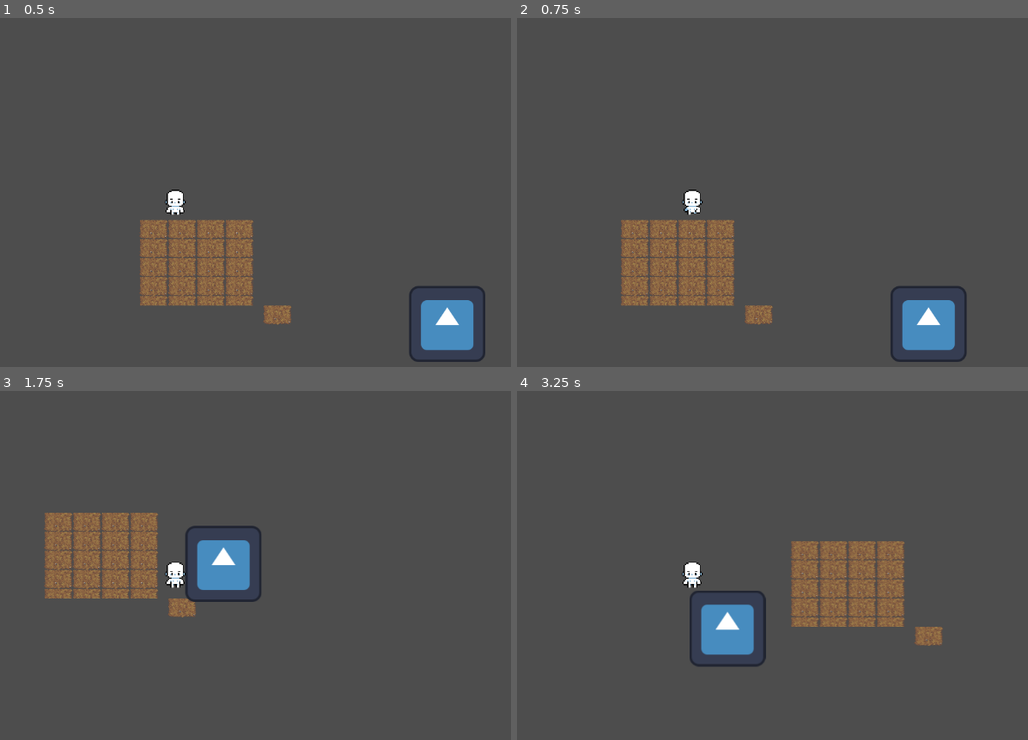
Above: before the commit, frames 1-4 (two rows, left to right).
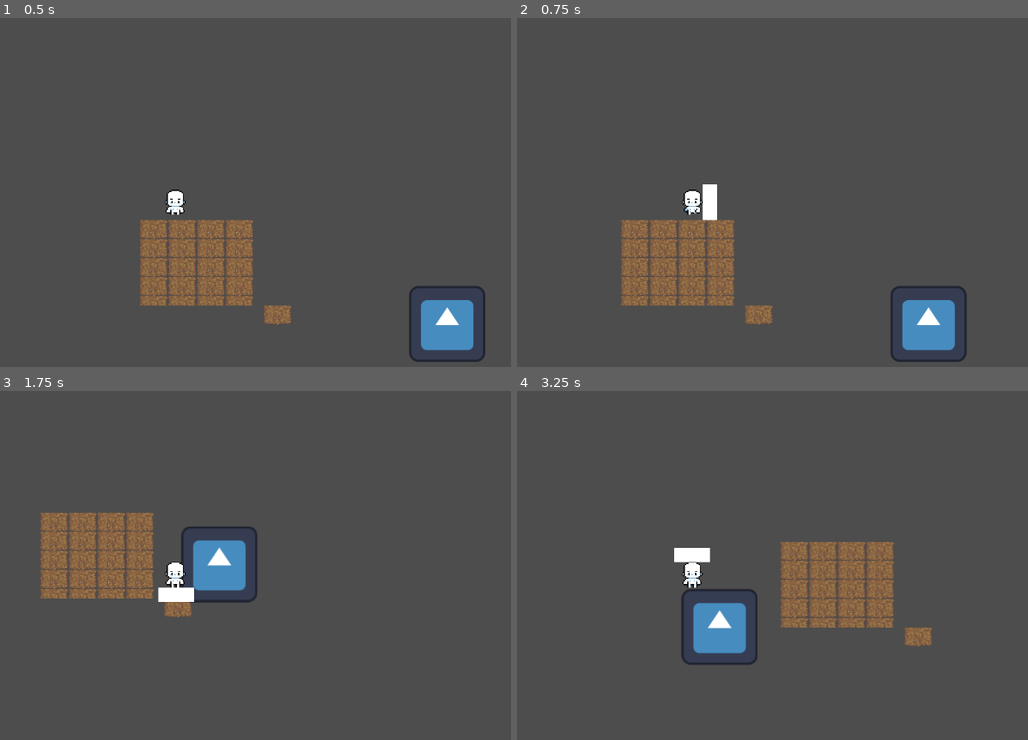
Above: after the commit, the same moments.

Repository: AlexGarciaPrada/Zelda-like-Game
Game: Godot game, scene res://PruebasAlex.tscn
The game is run twice, just before and just after one commit, with the same random seed, the same clock (stepped at 60 frames per second) and the same inputs. The engine's default icon, where the game draws it, is replaced by a stand-in: a white triangle on a blue panel in a dark square.
Inputs:
- Up to frame 1 (0.5 s): no input
- Up to frame 2 (0.75 s): tap Enter at 0.5 s; hold Right (ui_right) from 0.53 s (still down); hold Ctrl from 0.53 s (still down); tap M (Attack, bound only after the commit) at 0.6 s
- Up to frame 3 (1.75 s): release Right (ui_right) at 1.28 s; release Ctrl at 1.28 s; hold Down (ui_down) from 1.28 s (still down); tap Ctrl at 1.35 s; tap M (Attack, bound only after the commit) at 1.55 s
- Up to frame 4 (3.25 s): release Down (ui_down) at 2.03 s; hold Right (ui_right) 2.03-2.78 s; hold Ctrl 2.03-2.78 s; tap M (Attack, bound only after the commit) at 2.1, 3.05 s; hold Up (ui_up) from 2.78 s (still down); tap Ctrl at 2.85 s

Frame 1 is identical in both runs. In frame 2, 0.3% of the frame differs, in the area x 36-40%, y 47-58%; in frame 3, 2.9%; in frame 4, 4.2%, in the area x 30-84%, y 42-79%.

Commit message:
Prototipo de arma

Diff:
--- a/Enemies/enemy_proof.gd
+++ b/Enemies/enemy_proof.gd
@@ -3,10 +3,13 @@
 @onready var player = %Wizard
 var speed = 300
 var range = 400
+var life = 1
 
 
 
 func _physics_process(delta):
+	if life < 1:
+		queue_free()
 	if sqrt((position.x-player.position.x)*(position.x-player.position.x)+(position.y-player.position.y)*(position.y-player.position.y)) <= range:
 		velocity = position.direction_to(player.position) * speed
 		move_and_slide()
--- /dev/null
+++ b/Weapon.tscn
@@ -0,0 +1,19 @@
+[gd_scene load_steps=3 format=3 uid="uid://bjbcy3deg87lu"]
+
+[sub_resource type="RectangleShape2D" id="RectangleShape2D_lwcj2"]
+size = Vector2(20, 8)
+
+[sub_resource type="CanvasTexture" id="CanvasTexture_eal6f"]
+
+[node name="Weapon" type="Node2D"]
+
+[node name="Area2D" type="Area2D" parent="."]
+
+[node name="CollisionShape2D" type="CollisionShape2D" parent="Area2D"]
+position = Vector2(0, -4)
+shape = SubResource("RectangleShape2D_lwcj2")
+
+[node name="Sprite2D" type="Sprite2D" parent="."]
+position = Vector2(-4.76837e-07, -4)
+scale = Vector2(20, 8)
+texture = SubResource("CanvasTexture_eal6f")
--- a/Wizard.gd
+++ b/Wizard.gd
@@ -1,25 +1,56 @@
 extends CharacterBody2D
-
 
 const SPEED = 300.0
 @onready var animation = $AnimatedSprite2D
+@onready var shape = $CollisionShape2D
+@onready var weapon1 =$Weapon
+@onready var weapon2 =$Weapon2
+@onready var weapon3 =$Weapon3
+@onready var weapon4 =$Weapon4
+
+var lastMovement = Vector2(1, 1)
+
 func _physics_process(delta):
 	_movement()
+	_short_attack()
 
 func _movement():
 	var directionx = Input.get_axis("ui_left", "ui_right")
-	var directiony = Input.get_axis("ui_up","ui_down")
-	if directionx or directiony:
+	var directiony = Input.get_axis("ui_up", "ui_down")
+
+	if directionx != 0 or directiony != 0:
 		animation.play("walk")
 		velocity.x = directionx * SPEED
-		velocity.y = directiony *SPEED
+		velocity.y = directiony * SPEED
+		lastMovement = Vector2(directionx, directiony)
 	else:
 		velocity.x = move_toward(velocity.x, 0, SPEED)
 		velocity.y = move_toward(velocity.y,0,SPEED)
 		animation.play("idle")
-#	_run()
 
 	move_and_slide()
+
 func _run():
-	if Input.is_key_pressed(KEY_CTRL) :
-		velocity = velocity*3
+	if Input.is_key_pressed(KEY_CTRL):
+		velocity = velocity * 3
+func _short_attack():
+	await get_tree().create_timer(0.5).timeout
+	if Input.is_action_just_pressed("Attack") and Input.is_key_pressed(KEY_M):
+		var maxdir = max(abs(lastMovement.x),abs(lastMovement.y))
+		if sign(lastMovement.x)>=0 && maxdir==abs(lastMovement.x):
+			weapon2.visible=true;
+			await get_tree().create_timer(0.5).timeout
+			weapon2.visible=false;
+		if sign(lastMovement.x)<0 && maxdir==abs(lastMovement.x):
+			weapon3.visible=true;
+			await get_tree().create_timer(0.5).timeout
+			weapon3.visible=false;
+		if sign(lastMovement.y)<0 && maxdir==abs(lastMovement.y):
+			weapon4.visible=true;
+			await get_tree().create_timer(0.5).timeout
+			weapon4.visible=false;
+		if sign(lastMovement.y)>=0 && maxdir==abs(lastMovement.y):
+			weapon1.visible=true;
+			await get_tree().create_timer(0.5).timeout
+			weapon1.visible=false;
+		await get_tree().create_timer(0.5).timeout
--- a/Wizard.tscn
+++ b/Wizard.tscn
@@ -1,11 +1,12 @@
-[gd_scene load_steps=12 format=3 uid="uid://2ub8tjjgslhi"]
+[gd_scene load_steps=13 format=3 uid="uid://2ub8tjjgslhi"]
 
 [ext_resource type="Script" path="res://Wizard.gd" id="1_bqdg8"]
 [ext_resource type="Texture2D" uid="uid://cdhm1w0s8hxmv" path="res://Abajo idle.png" id="2_5a2m7"]
 [ext_resource type="Texture2D" uid="uid://c22by4prvkljp" path="res://Assets Videojuego/Sprites/Personajes/Abajo/Walk/Abajo.png" id="2_6egme"]
+[ext_resource type="PackedScene" uid="uid://bjbcy3deg87lu" path="res://Weapon.tscn" id="4_u0s80"]
 
 [sub_resource type="RectangleShape2D" id="RectangleShape2D_glctq"]
-size = Vector2(48, 51)
+size = Vector2(35, 43)
 
 [sub_resource type="AtlasTexture" id="AtlasTexture_ddhlk"]
 atlas = ExtResource("2_5a2m7")
@@ -66,7 +67,7 @@
 script = ExtResource("1_bqdg8")
 
 [node name="CollisionShape2D" type="CollisionShape2D" parent="."]
-position = Vector2(13, -14)
+position = Vector2(12.5, -14.5)
 shape = SubResource("RectangleShape2D_glctq")
 one_way_collision = true
 
@@ -78,3 +79,25 @@
 scale = Vector2(1.875, 1.875)
 sprite_frames = SubResource("SpriteFrames_p3m2i")
 animation = &"idle"
+
+[node name="Weapon" parent="." instance=ExtResource("4_u0s80")]
+visible = false
+position = Vector2(14, 31)
+scale = Vector2(3, 3)
+
+[node name="Weapon2" parent="." instance=ExtResource("4_u0s80")]
+visible = false
+position = Vector2(30, -14)
+rotation = 1.5708
+scale = Vector2(3, 3)
+
+[node name="Weapon3" parent="." instance=ExtResource("4_u0s80")]
+visible = false
+position = Vector2(-29, -14)
+rotation = 1.5708
+scale = Vector2(3, 3)
+
+[node name="Weapon4" parent="." instance=ExtResource("4_u0s80")]
+visible = false
+position = Vector2(12, -36)
+scale = Vector2(3, 3)
--- a/project.godot
+++ b/project.godot
@@ -14,3 +14,11 @@
 run/main_scene="res://PruebasAlex.tscn"
 config/features=PackedStringArray("4.2", "Forward Plus")
 config/icon="res://icon.svg"
+
+[input]
+
+Attack={
+"deadzone": 0.5,
+"events": [Object(InputEventKey,"resource_local_to_scene":false,"resource_name":"","device":-1,"window_id":0,"alt_pressed":false,"shift_pressed":false,"ctrl_pressed":false,"meta_pressed":false,"pressed":false,"keycode":0,"physical_keycode":77,"key_label":0,"unicode":109,"echo":false,"script":null)
+]
+}
